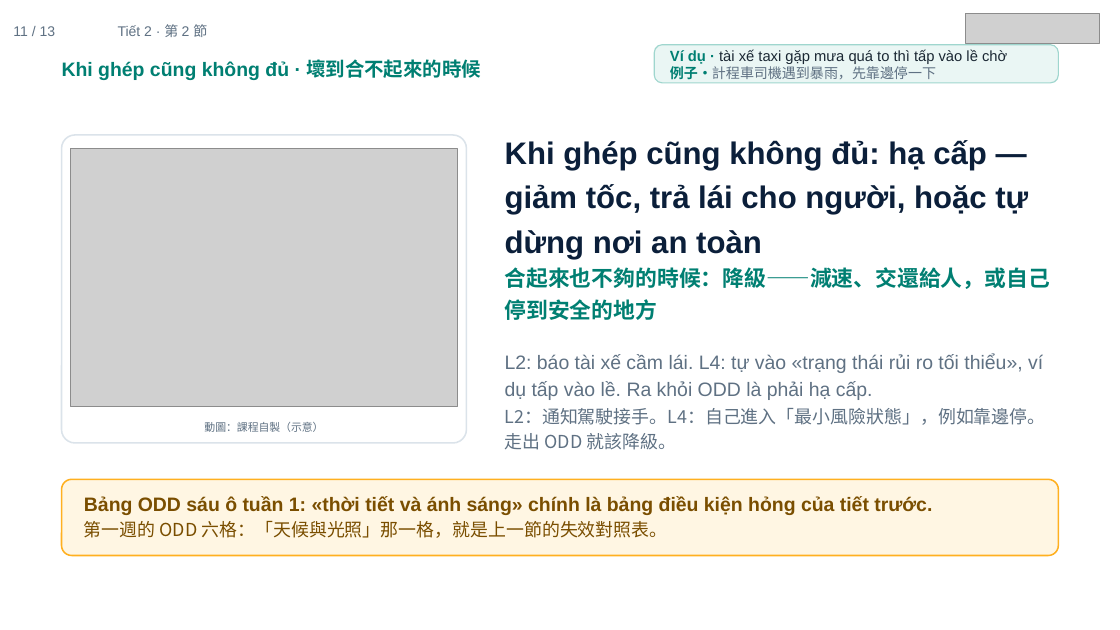
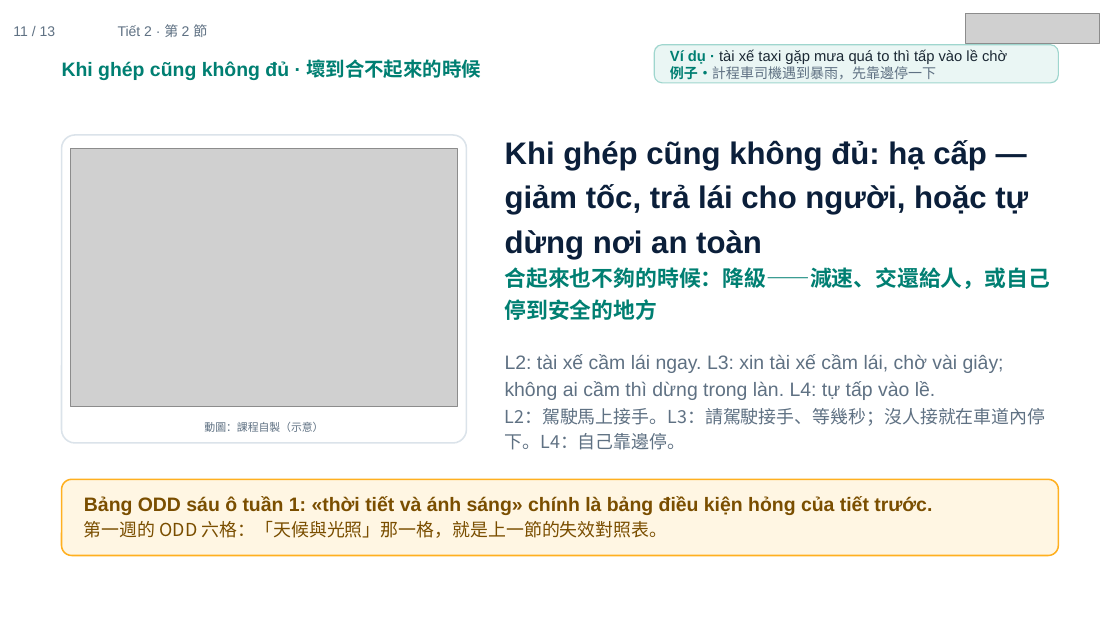
Before and after one commit to ch-neural/MITUST-Principles-of-Self-Driving-Cars, a slide deck: slide 11 of 第七週(10-22)/第七週_第2節_簡報.pptx. Drawn at 1120x630 pixels with LibreOffice and Linux fonts; fonts in the diff are those of the drawing; grey boxes stand for pictures. Boxes give left, top, right and bottom in pixels: in the first picture for what was removed or moved away, otherwise in the second. Text is boxed around its words. In the diff, an @@ line names an element or a change of style, - is before the commit and + after.

```diff
--- a/第七週(10-22)/第七週_第2節_簡報.pptx
+++ b/第七週(10-22)/第七週_第2節_簡報.pptx
@@ text at <box>505,354,1046,450</box>: text changed @@
-L2: báo tài xế cầm lái. L4: tự vào «trạng thái rủi ro tối thiểu», ví dụ tấp vào lề. Ra khỏi ODD là phải hạ cấp.
-L2：通知駕駛接手。L4：自己進入「最小風險狀態」，例如靠邊停。走出 ODD 就該降級。
+L2: tài xế cầm lái ngay. L3: xin tài xế cầm lái, chờ vài giây; không ai cầm thì dừng trong làn. L4: tự tấp vào lề.
+L2：駕駛馬上接手。L3：請駕駛接手、等幾秒；沒人接就在車道內停下。L4：自己靠邊停。
```
Also in this commit, not shown: 4 other files.
